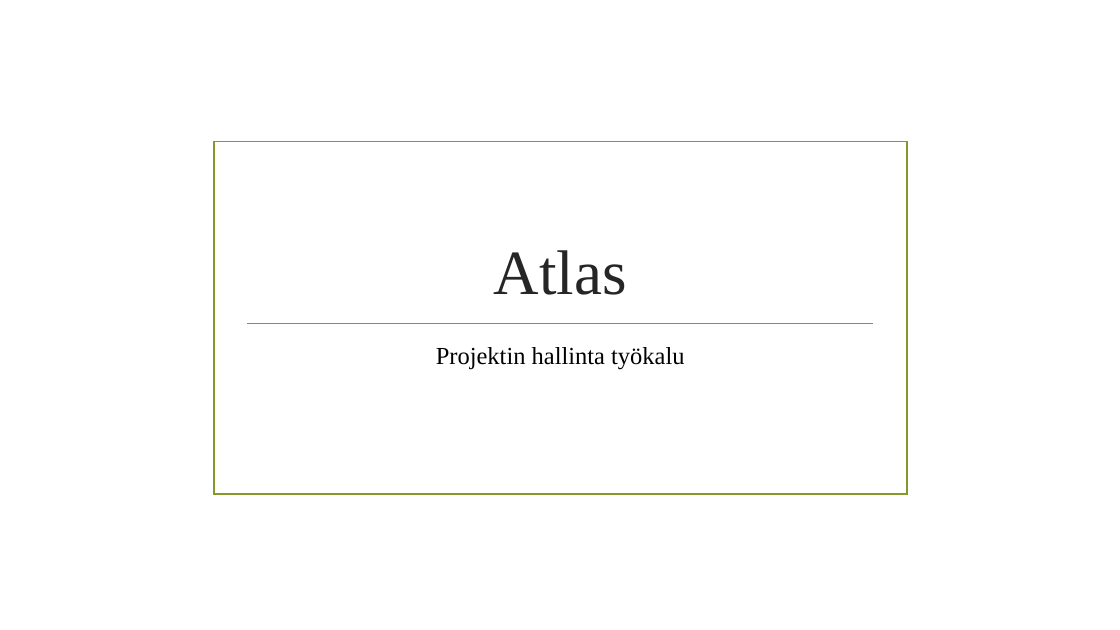
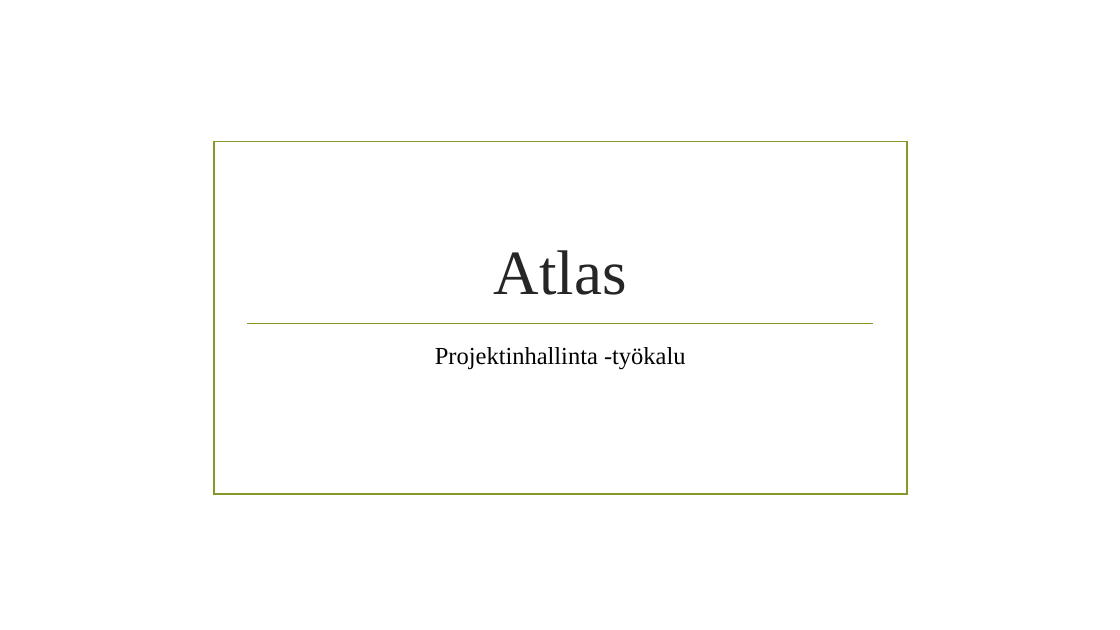
Before and after one commit to AtlasCorporation/ProjectManagementTool, a slide deck: slide 1 of Atlas.pptx. Drawn at 1120x630 pixels with LibreOffice and Linux fonts; fonts in the diff are those of the drawing; background and template pictures are left out. Boxes give left, top, right and bottom in pixels: in the first picture for what was removed or moved away, otherwise in the second. Text is boxed around its words. In the diff, an @@ line names an element or a change of style, - is before the commit and + after.

```diff
--- a/Atlas.pptx
+++ b/Atlas.pptx
@@ subtitle at [435,347,686,370]: text changed @@
-Projektin hallinta työkalu
+Projektinhallinta -työkalu
```
Also in this commit, not shown: 1 other slide changed, 4 slides added, 1 slide removed.
